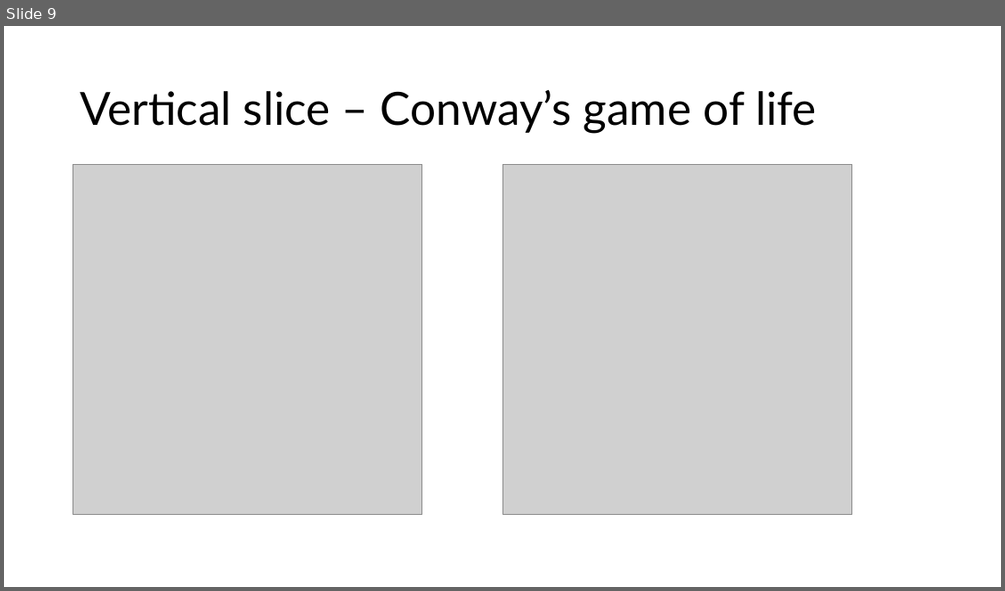
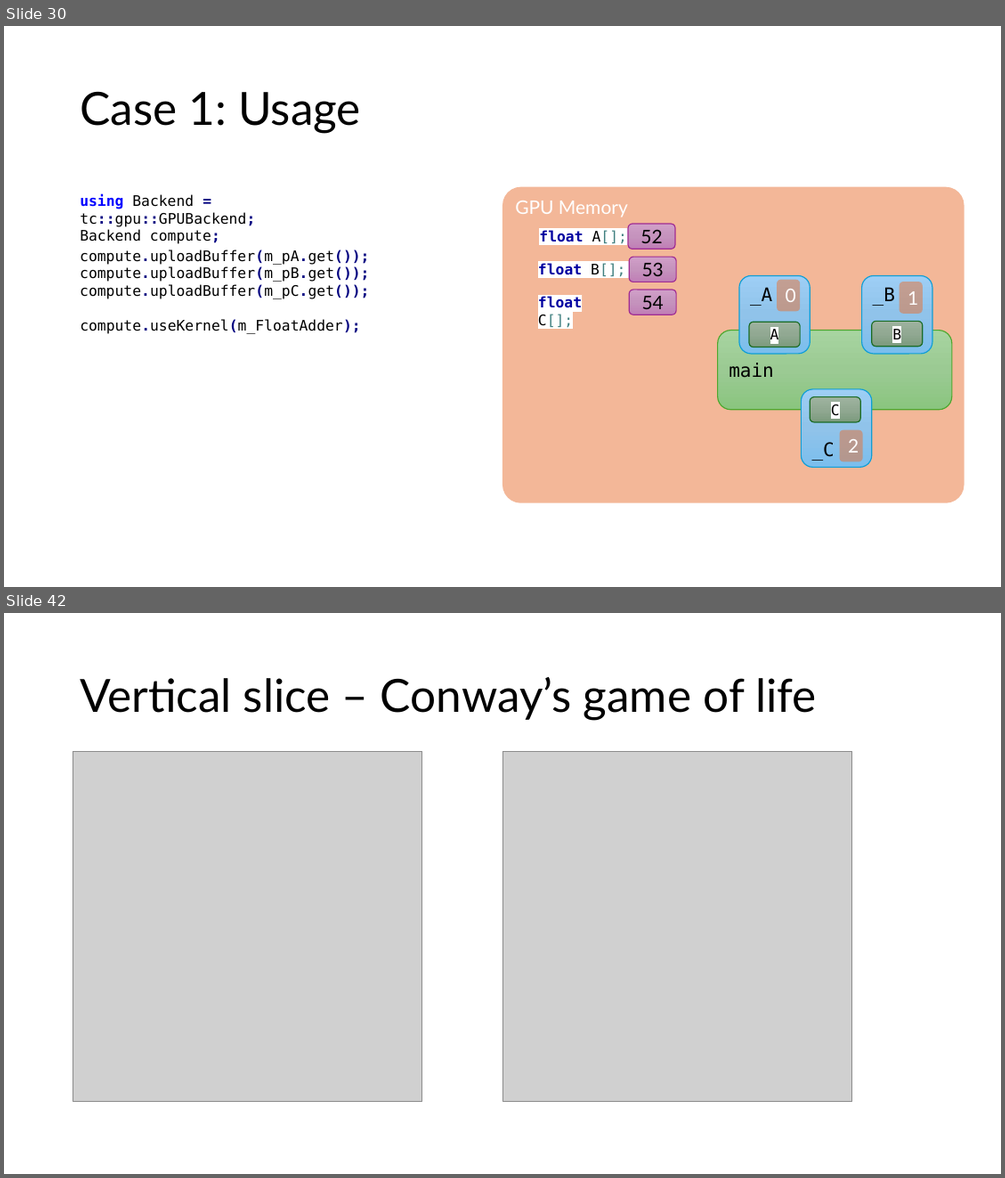
Before and after one commit to samynk/TinyCompute, a slide deck: Docs/presentations/cppcon2025.pptx. Shown one above the other, each under a label of ours: slide 9 before the commit, slides 30 and 42 after it; the slides between them are not shown. The pictures are 1005x591 and 1005x1178 pixels, drawn with LibreOffice and Linux fonts; fonts in the diff are those of the drawing; grey boxes stand for pictures. Boxes give left, top, right and bottom in pixels: in the first picture for what was removed or moved away, otherwise in the second. Text is boxed around its words. In the diff, an @@ line names an element or a change of style, - is before the commit and + after.

```diff
--- a/Docs/presentations/cppcon2025.pptx
+++ b/Docs/presentations/cppcon2025.pptx
@@ slide 30 added at box(4, 26, 1001, 587), background #FFFFFF @@
@@ title added at box(80, 91, 361, 133), 44 pt, text #000000 @@
+Case 1: Usage
@@ text added at box(80, 193, 255, 244), 14 pt, text #000000 @@
+using Backend = tc::gpu::GPUBackend;
+Backend compute;
@@ rounded rectangle added at box(502, 187, 964, 503), fill #E97132 at 50% opacity, 18 pt, text #FFFFFF @@
+GPU Memory
@@ text added at box(539, 230, 627, 244), 14 pt, text #0000A0, bold @@
+float A[];
@@ rounded rectangle added at box(629, 224, 676, 248), fill gradient #D0A0C8 to #C693BD to #C17FB6, outline #A02B93 1 pt, 18 pt, text #000000 @@
+52
@@ text added at box(80, 249, 369, 299), 14 pt, text #000000 @@
+compute.uploadBuffer(m_pA.get());
+compute.uploadBuffer(m_pB.get());
+compute.uploadBuffer(m_pC.get());
@@ text added at box(538, 263, 625, 277), 14 pt, text #0000A0, bold @@
+float B[];
@@ rounded rectangle added at box(629, 257, 676, 281), fill gradient #D0A0C8 to #C693BD to #C17FB6, outline #A02B93 1 pt, 18 pt, text #000000 @@
+53
@@ rounded rectangle added at box(629, 289, 676, 314), fill gradient #D0A0C8 to #C693BD to #C17FB6, outline #A02B93 1 pt, 18 pt, text #000000 @@
+54
@@ text added at box(80, 319, 360, 334), 14 pt, text #000000 @@
+compute.useKernel(m_FloatAdder);
@@ text added at box(538, 296, 582, 328), 14 pt, text #0000A0, bold @@
+float C[];
@@ group added at box(718, 276, 952, 467): 10 rounded rectangles @@
+main
+_B
+1
+B
+_A
+A
+0
+_C
+2
+C
@@ what was slide 9 is now slide 42 @@
```
Also in this commit, not shown: 7 slides changed, 44 other slides added, 1 slide removed, 18 other files.
